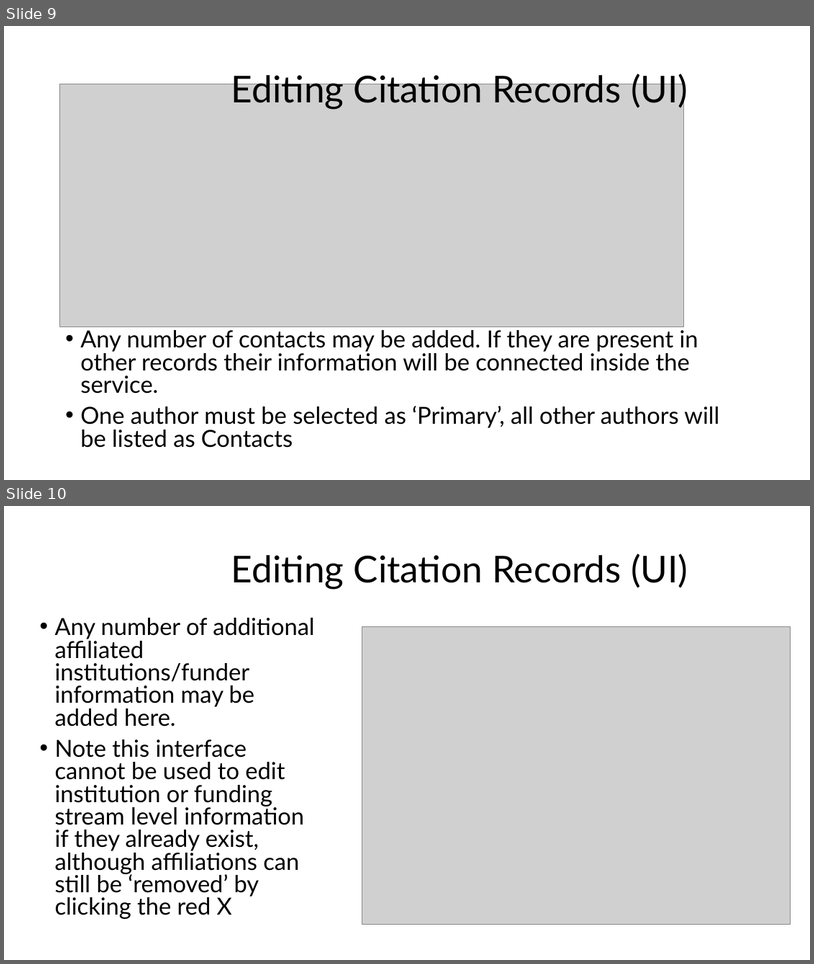
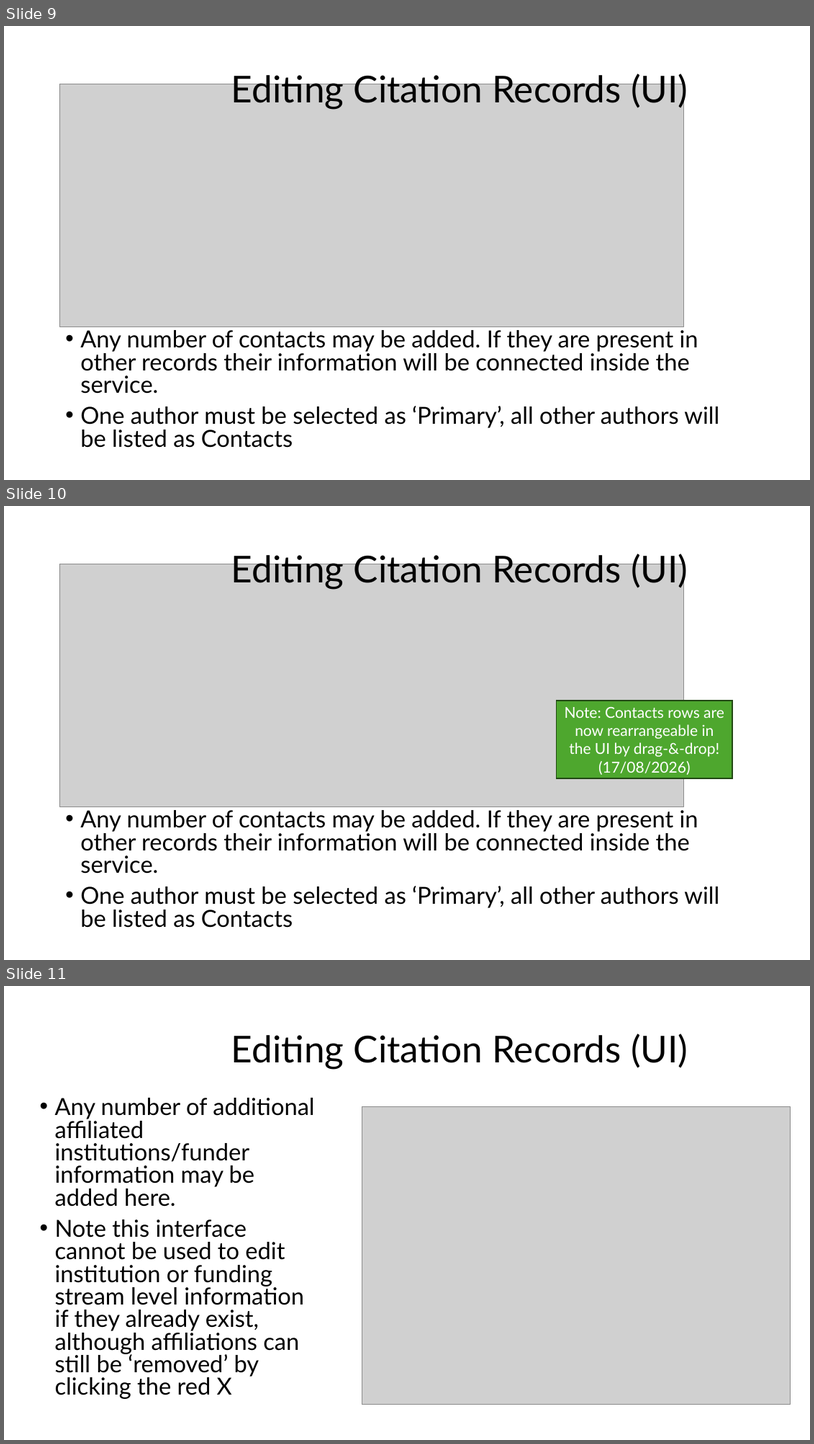
Before and after one commit to cedadev/cmip7-citation-service, a slide deck: docs/CitationReviewerGuide.pptx. Shown one above the other, each under a label of ours: slides 9 and 10 before the commit, slides 9, 10 and 11 after it. The pictures are 814x964 and 814x1444 pixels, drawn with LibreOffice and Linux fonts; fonts in the diff are those of the drawing; grey boxes stand for pictures. Boxes give left, top, right and bottom in pixels: in the first picture for what was removed or moved away, otherwise in the second. Text is boxed around its words. In the diff, an @@ line names an element or a change of style, - is before the commit and + after.

```diff
--- a/docs/CitationReviewerGuide.pptx
+++ b/docs/CitationReviewerGuide.pptx
@@ slide 10 added at (4,506,810,960), background #FFFFFF @@
@@ picture added at (59,564,684,807) @@
@@ title added at (232,550,689,589), 44 pt, text #000000 @@
+Editing Citation Records (UI)
@@ rectangle added at (557,700,733,778), fill #4EA72E, outline #224914 1.5 pt, 18 pt, text #FFFFFF @@
+Note: Contacts rows are now rearrangeable in the UI by drag-&-drop! (17/08/2026)
@@ text added at (80,810,720,927), 28 pt, text #000000 @@
+• Any number of contacts may be added. If they are present in other records their information will be connected inside the service.
+• One author must be selected as ‘Primary’, all other authors will be listed as Contacts
@@ what was slide 10 is now slide 11 @@
```
Also in this commit, not shown: 1 slide changed, 3 other files.
